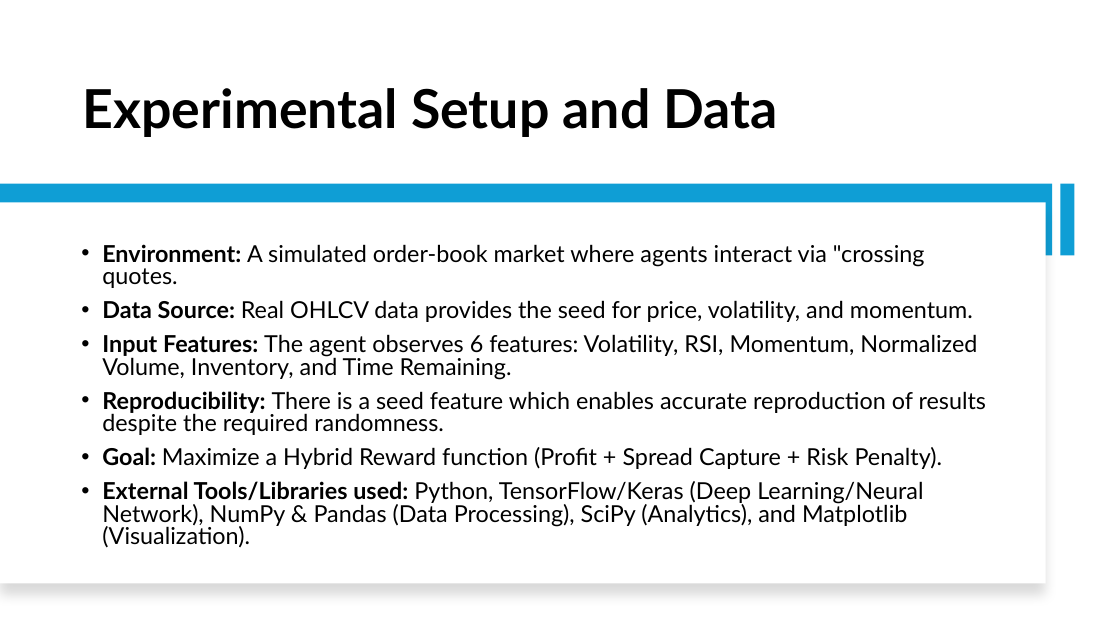
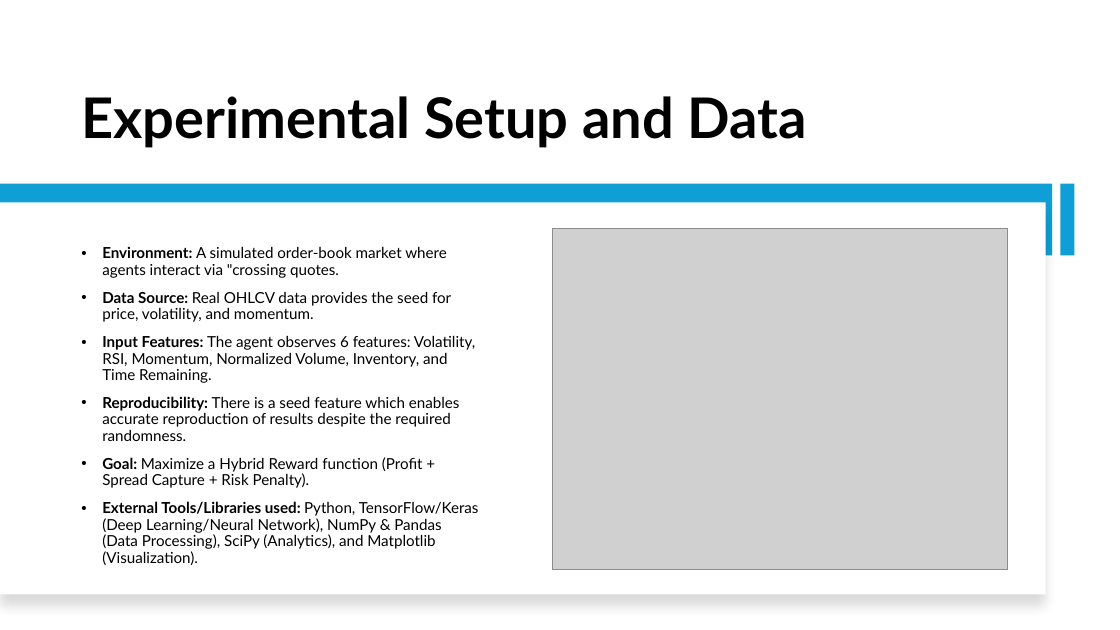
Before and after one commit to Srithwak/Coevolutionary_ARL_vs_EGT_agents_research, a slide deck: slide 3 of presentation.pptx. Drawn at 1120x630 pixels with LibreOffice and Linux fonts; fonts in the diff are those of the drawing; grey boxes stand for pictures. Boxes give left, top, right and bottom in pixels: in the first picture for what was removed or moved away, otherwise in the second. Text is boxed around its words. In the diff, an @@ line names an element or a change of style, - is before the commit and + after.

```diff
--- a/presentation.pptx
+++ b/presentation.pptx
@@ title "Experimental Setup and Data" at (81,96,807,148): size 46 to 48 pt @@
@@ rectangle: place and size @@
-rectangle at (0,202,1046,584)
+rectangle at (0,202,1046,595)
@@ text "Environment: A simulated order-book market ..." at (102,246,479,565): size 20 to 13 pt; line spacing 0.8 to 0.9 @@
@@ picture added at (552,229,1007,570) @@
```
Also in this commit, not shown: 12 other slides changed, 3 other files.
